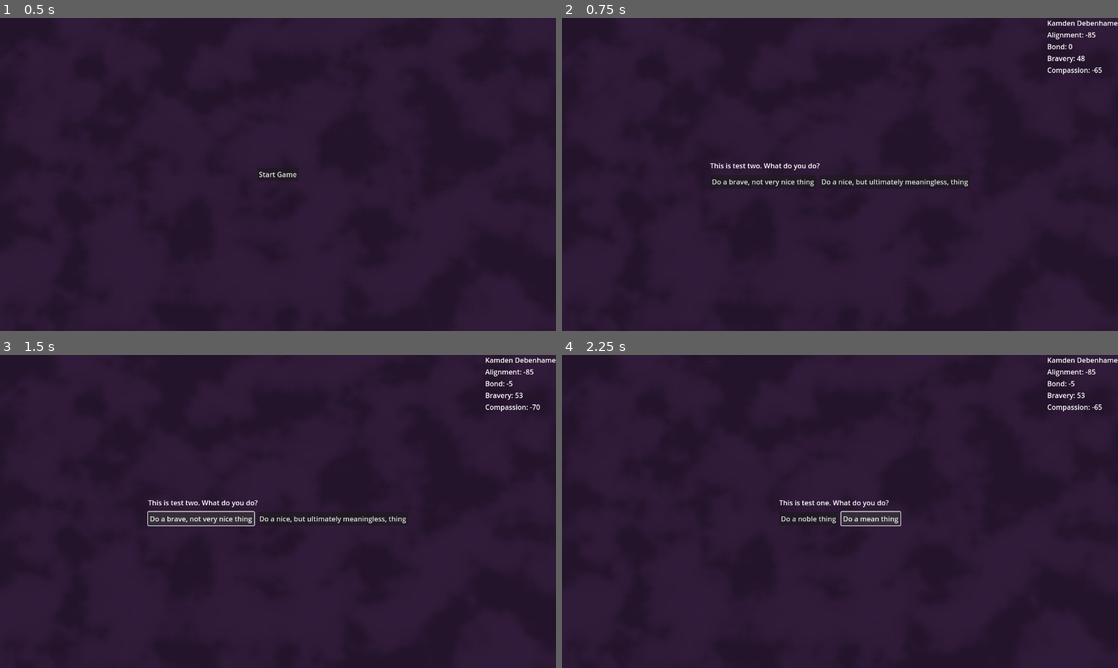
Above: before the commit, frames 1-4 (two rows, left to right).
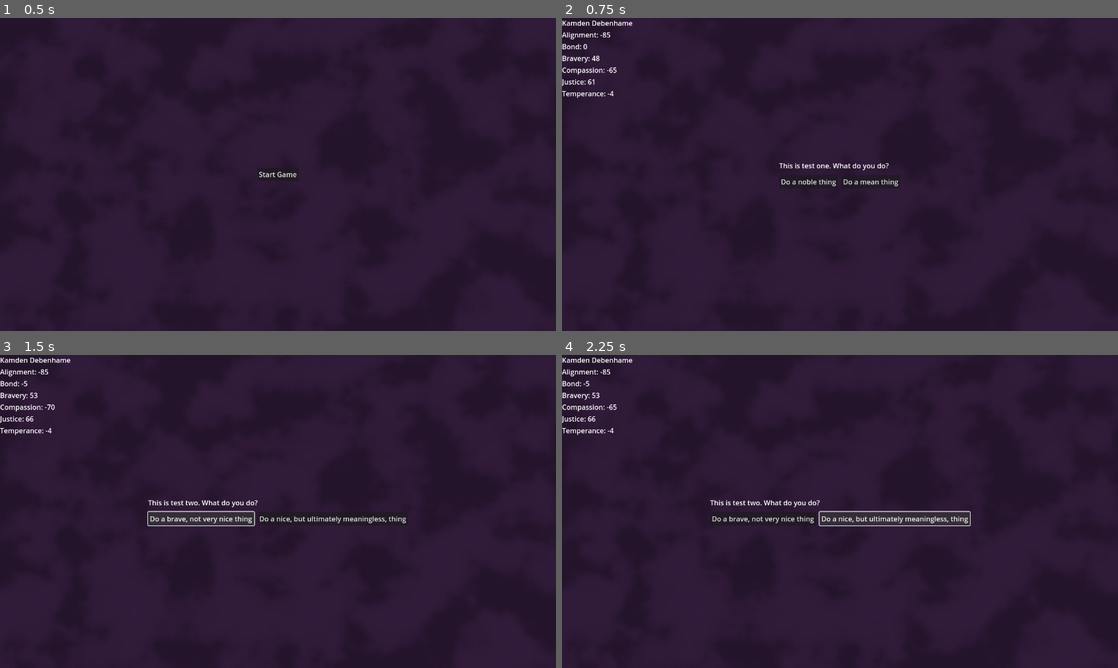
Above: after the commit, the same moments.

Repository: fiobabig/PirateJam16
Game: Godot game, scene res://app/game.tscn
The game is run twice, just before and just after one commit, with the same random seed, the same clock (stepped at 60 frames per second) and the same inputs.
Inputs:
- Up to frame 1 (0.5 s): no input
- Up to frame 2 (0.75 s): click "Start Game" at 0.5 s
- Up to frame 3 (1.5 s): click "Do a brave, not very nice thi…" (after the commit: "Do a noble thing") at 1.25 s
- Up to frame 4 (2.25 s): click "Do a nice, but ultimately mea…" at 2 s

Frame 1 is identical in both runs. In frame 2, 1.7% of the frame differs, in the area x 0-100%, y 0-54%; in frame 3, 1.0%; in frame 4, 1.8%, in the area x 0-100%, y 0-55%.

Commit message:
Reorganized to setup for inflection

Diff:
--- a/app/game.gd
+++ b/app/game.gd
@@ -1 +1,19 @@
 extends Node2D
+
+@onready var game_ui: CanvasItem = %GameUI
+@onready var main_menu: CanvasItem = %MainMenu
+
+
+func _ready() -> void:
+	game_ui.visible = false
+	main_menu.visible = true
+
+	GameService.started.connect(_on_started)
+
+
+func _on_started():
+	BearerService.create()
+	EventService.next()
+
+	game_ui.visible = true
+	main_menu.visible = false
--- a/app/game.tscn
+++ b/app/game.tscn
@@ -1,9 +1,8 @@
-[gd_scene load_steps=6 format=3 uid="uid://fsrbi8ynj3jj"]
+[gd_scene load_steps=5 format=3 uid="uid://fsrbi8ynj3jj"]
 
 [ext_resource type="Script" path="res://app/game.gd" id="1_kxao5"]
-[ext_resource type="PackedScene" uid="uid://ctcsydwnhb4ii" path="res://event/event_frame.tscn" id="2_d4hr3"]
+[ext_resource type="PackedScene" uid="uid://03ba6erh0qlg" path="res://app/game_ui.tscn" id="3_4ru3i"]
 [ext_resource type="Texture2D" uid="uid://cfw1uuxxcitax" path="res://assets/bg.png" id="3_n1a3n"]
-[ext_resource type="PackedScene" uid="uid://d36o7vkm36qq" path="res://bearer/display/bearer_display.tscn" id="3_n5eym"]
 [ext_resource type="PackedScene" uid="uid://dpceg7ay1xdu6" path="res://main_menu/main_menu.tscn" id="4_a2yak"]
 
 [node name="Game" type="Node2D"]
@@ -19,18 +18,7 @@
 grow_vertical = 2
 texture = ExtResource("3_n1a3n")
 
-[node name="BearerDisplay" parent="CanvasLayer" instance=ExtResource("3_n5eym")]
-anchors_preset = 1
-anchor_left = 1.0
-anchor_bottom = 0.0
-offset_left = -1.0
-offset_bottom = 50.0
-grow_horizontal = 0
-grow_vertical = 1
-size_flags_horizontal = 8
-size_flags_vertical = 0
-
-[node name="EventFrame" parent="CanvasLayer" instance=ExtResource("2_d4hr3")]
+[node name="GameUI" parent="CanvasLayer" instance=ExtResource("3_4ru3i")]
 unique_name_in_owner = true
 
 [node name="MainMenu" parent="CanvasLayer" instance=ExtResource("4_a2yak")]
--- /dev/null
+++ b/app/game_service.gd
@@ -0,0 +1,7 @@
+extends Node
+
+signal started
+
+
+func start():
+	started.emit()
--- /dev/null
+++ b/app/game_ui.gd
@@ -0,0 +1,23 @@
+extends MarginContainer
+
+@onready var bearer_display: CanvasItem = %BearerDisplay
+@onready var decision_display: CanvasItem = %DecisionDisplay
+@onready var inflection_display: CanvasItem = %InflectionDisplay
+
+
+func _ready() -> void:
+	decision_display.visible = false
+	inflection_display.visible = false
+
+	EventService.start_decision.connect(_on_start_decision)
+	EventService.start_inflection.connect(_on_start_inflection)
+
+
+func _on_start_decision(decision: Decision):
+	decision_display.visible = true
+	inflection_display.visible = false
+
+
+func _on_start_inflection(inflection: InflectionResource):
+	decision_display.visible = false
+	inflection_display.visible = true
--- /dev/null
+++ b/app/game_ui.tscn
@@ -0,0 +1,26 @@
+[gd_scene load_steps=5 format=3 uid="uid://03ba6erh0qlg"]
+
+[ext_resource type="PackedScene" uid="uid://d36o7vkm36qq" path="res://bearer/display/bearer_display.tscn" id="1_bifpm"]
+[ext_resource type="Script" path="res://app/game_ui.gd" id="1_piche"]
+[ext_resource type="PackedScene" uid="uid://ctcsydwnhb4ii" path="res://event/decision/display/decision_display.tscn" id="2_b5b6n"]
+[ext_resource type="PackedScene" uid="uid://bimvq3vhbqo3u" path="res://event/inflection/display/inflection_display.tscn" id="4_n4sob"]
+
+[node name="GameUI" type="MarginContainer"]
+anchors_preset = 15
+anchor_right = 1.0
+anchor_bottom = 1.0
+grow_horizontal = 2
+grow_vertical = 2
+script = ExtResource("1_piche")
+
+[node name="BearerDisplay" parent="." instance=ExtResource("1_bifpm")]
+unique_name_in_owner = true
+layout_mode = 2
+
+[node name="DecisionDisplay" parent="." instance=ExtResource("2_b5b6n")]
+unique_name_in_owner = true
+layout_mode = 2
+
+[node name="InflectionDisplay" parent="." instance=ExtResource("4_n4sob")]
+unique_name_in_owner = true
+layout_mode = 2
--- a/bearer/display/bearer_display.gd
+++ b/bearer/display/bearer_display.gd
@@ -5,6 +5,8 @@
 @onready var bond_label: Label = %Bond
 @onready var bravery_label: Label = %Bravery
 @onready var compassion_label: Label = %Compassion
+@onready var justice_label: Label = %Justice
+@onready var temperance_label: Label = %Temperance
 
 
 func _ready() -> void:
@@ -19,3 +21,5 @@
 	bond_label.text = "Bond: " + str(bearer.bond)
 	bravery_label.text = "Bravery: " + str(bearer.bravery)
 	compassion_label.text = "Compassion: " + str(bearer.compassion)
+	justice_label.text = "Justice: " + str(bearer.justice)
+	temperance_label.text = "Temperance: " + str(bearer.temperance)
--- a/bearer/display/bearer_display.tscn
+++ b/bearer/display/bearer_display.tscn
@@ -16,6 +16,7 @@
 [node name="Name" type="Label" parent="VBoxContainer"]
 unique_name_in_owner = true
 layout_mode = 2
+text = "da name"
 
 [node name="Alignment" type="Label" parent="VBoxContainer"]
 unique_name_in_owner = true
@@ -32,3 +33,11 @@
 [node name="Compassion" type="Label" parent="VBoxContainer"]
 unique_name_in_owner = true
 layout_mode = 2
+
+[node name="Justice" type="Label" parent="VBoxContainer"]
+unique_name_in_owner = true
+layout_mode = 2
+
+[node name="Temperance" type="Label" parent="VBoxContainer"]
+unique_name_in_owner = true
+layout_mode = 2
--- a/bearer/service/bearer_service.gd
+++ b/bearer/service/bearer_service.gd
@@ -18,13 +18,17 @@
 	_current.bond = 0
 	_current.bravery = random_stat()
 	_current.compassion = random_stat()
+	_current.justice = random_stat()
+	_current.temperance = random_stat()
 
 	changed.emit(_current)
 
 
-func update(option: DecisionOption):  #dunno if I actually want to do it with a DecisionOption, but easy for now
+func update(option: DecisionOption):
 	_current.bravery += option.bravery
 	_current.compassion += option.compassion
+	_current.justice += option.justice
+	_current.temperance += option.temperance
 
 	if sign(_current.alignment) == sign(option.alignment):
 		_current.bond += abs(option.alignment)
--- a/event/decision/decision_option.gd
+++ b/event/decision/decision_option.gd
@@ -4,4 +4,6 @@
 @export var alignment: int
 @export var bravery: int
 @export var compassion: int
+@export var justice: int
+@export var temperance: int
 @export var text: String
--- a/event/event_frame.gd
+++ b/event/decision/display/decision_display.gd
@@ -9,13 +9,10 @@
 
 
 func _ready() -> void:
-	decision_frame.visible = false
-
 	EventService.start_decision.connect(_on_start_decision)
 
 
 func _on_start_decision(decision: Decision):
-	decision_frame.visible = true
 	_current_decision = decision
 	description.text = decision.description
 	option1.text = decision.options[0].text
--- a/event/event_frame.tscn
+++ b/event/decision/display/decision_display.tscn
@@ -1,14 +1,14 @@
 [gd_scene load_steps=2 format=3 uid="uid://ctcsydwnhb4ii"]
 
-[ext_resource type="Script" path="res://event/event_frame.gd" id="1_sllxa"]
+[ext_resource type="Script" path="res://event/decision/display/decision_display.gd" id="1_340pq"]
 
-[node name="EventFrame" type="MarginContainer"]
+[node name="DecisionDisplay" type="MarginContainer"]
 anchors_preset = 15
 anchor_right = 1.0
 anchor_bottom = 1.0
 grow_horizontal = 2
 grow_vertical = 2
-script = ExtResource("1_sllxa")
+script = ExtResource("1_340pq")
 
 [node name="ContentContainer" type="GridContainer" parent="."]
 layout_mode = 2
--- a/event/decision/instances/test_decision_one.tres
+++ b/event/decision/instances/test_decision_one.tres
@@ -5,9 +5,11 @@
 
 [sub_resource type="Resource" id="Resource_ucaf6"]
 script = ExtResource("1_sqhq3")
-alignment = 0
+alignment = 5
 bravery = 5
 compassion = -5
+justice = 5
+temperance = 0
 text = "Do a noble thing"
 
 [sub_resource type="Resource" id="Resource_c3ou0"]
@@ -15,6 +17,8 @@
 alignment = -15
 bravery = 5
 compassion = -5
+justice = 0
+temperance = 0
 text = "Do a mean thing"
 
 [resource]
--- /dev/null
+++ b/event/inflection/display/inflection_display.tscn
@@ -0,0 +1,12 @@
+[gd_scene format=3 uid="uid://bimvq3vhbqo3u"]
+
+[node name="InflectionDisplay" type="MarginContainer"]
+anchors_preset = 15
+anchor_right = 1.0
+anchor_bottom = 1.0
+grow_horizontal = 2
+grow_vertical = 2
+
+[node name="Label" type="Label" parent="."]
+layout_mode = 2
+text = "inflection"
--- /dev/null
+++ b/event/inflection/inflection_resouce.gd
@@ -0,0 +1,8 @@
+extends Resource
+class_name InflectionResource
+
+@export var description: String
+@export var bravery_weight: float
+@export var compassion_weight: float
+@export var justice_weight: float
+@export var temperance_weight: float
--- /dev/null
+++ b/event/inflection/instances/test_inflection_one.tres
@@ -0,0 +1,11 @@
+[gd_resource type="Resource" script_class="InflectionResource" load_steps=2 format=3 uid="uid://dxrs2ejo6utwb"]
+
+[ext_resource type="Script" path="res://event/inflection/inflection_resouce.gd" id="1_ydix6"]
+
+[resource]
+script = ExtResource("1_ydix6")
+description = "This is a test inflection (bravery focus)"
+bravery_weight = 0.7
+compassion_weight = 0.1
+justice_weight = 0.1
+temperance_weight = 0.1
--- a/event/service/event_service.gd
+++ b/event/service/event_service.gd
@@ -1,29 +1,32 @@
 extends Node
 
-#signal event_changed(event: EventResource)
-#
-#@export var events: Array[EventResource]
-#
-#
-#func go(event_name: String):
-#var event = _find_event(event_name)
-#
-#event_changed.emit(event)
-#
-#
-#func _find_event(event_name: String):
-#for e in events:
-#if e.name == event_name:
-#return e
-#
-#push_error("Couldn't find event {event_name}")
-
 signal start_decision(decision: Decision)
+signal start_inflection(inflection: InflectionResource)
 
 @export var decisions: Array[Decision]
+@export var inflections: Array[InflectionResource]
+
+var _time_to_next_inflection: int = 3
 
 
 func next():
+	if _time_to_next_inflection > 0:
+		_process_decision()
+	else:
+		_process_inflection()
+
+
+func _process_decision():
+	_time_to_next_inflection = _time_to_next_inflection - 1
+
 	var decision = decisions[randi() % decisions.size()]
 
 	start_decision.emit(decision)
+
+
+func _process_inflection():
+	_time_to_next_inflection = 3
+
+	var inflection = inflections[randi() % inflections.size()]
+
+	start_inflection.emit(inflection)
--- a/event/service/event_service.tscn
+++ b/event/service/event_service.tscn
@@ -1,10 +1,13 @@
-[gd_scene load_steps=5 format=3 uid="uid://dfe552kmae33y"]
+[gd_scene load_steps=7 format=3 uid="uid://dfe552kmae33y"]
 
 [ext_resource type="Script" path="res://event/service/event_service.gd" id="1_ima1m"]
 [ext_resource type="Script" path="res://event/decision/decision.gd" id="2_2bn4x"]
 [ext_resource type="Resource" uid="uid://d3kwvechyqxjn" path="res://event/decision/instances/test_decision_one.tres" id="3_fbill"]
 [ext_resource type="Resource" uid="uid://2hmvxpyg8mcx" path="res://event/decision/instances/test_decision_two.tres" id="4_5thdq"]
+[ext_resource type="Script" path="res://event/inflection/inflection_resouce.gd" id="5_x002a"]
+[ext_resource type="Resource" uid="uid://dxrs2ejo6utwb" path="res://event/inflection/instances/test_inflection_one.tres" id="6_85vka"]
 
 [node name="EventService" type="Node"]
 script = ExtResource("1_ima1m")
 decisions = Array[ExtResource("2_2bn4x")]([ExtResource("3_fbill"), ExtResource("4_5thdq")])
+inflections = Array[ExtResource("5_x002a")]([ExtResource("6_85vka")])
--- a/main_menu/main_menu.gd
+++ b/main_menu/main_menu.gd
@@ -1,8 +1,13 @@
 extends Control
 
 
+func _ready() -> void:
+	GameService.started.connect(_on_started)
+
+
 func _on_start_pressed() -> void:
+	GameService.start()
+
+
+func _on_started():
 	visible = false
-
-	BearerService.create()
-	EventService.next()
--- a/project.godot
+++ b/project.godot
@@ -19,6 +19,7 @@
 
 EventService="*res://event/service/event_service.tscn"
 BearerService="*res://bearer/service/bearer_service.tscn"
+GameService="*res://app/game_service.gd"
 
 [display]
 
